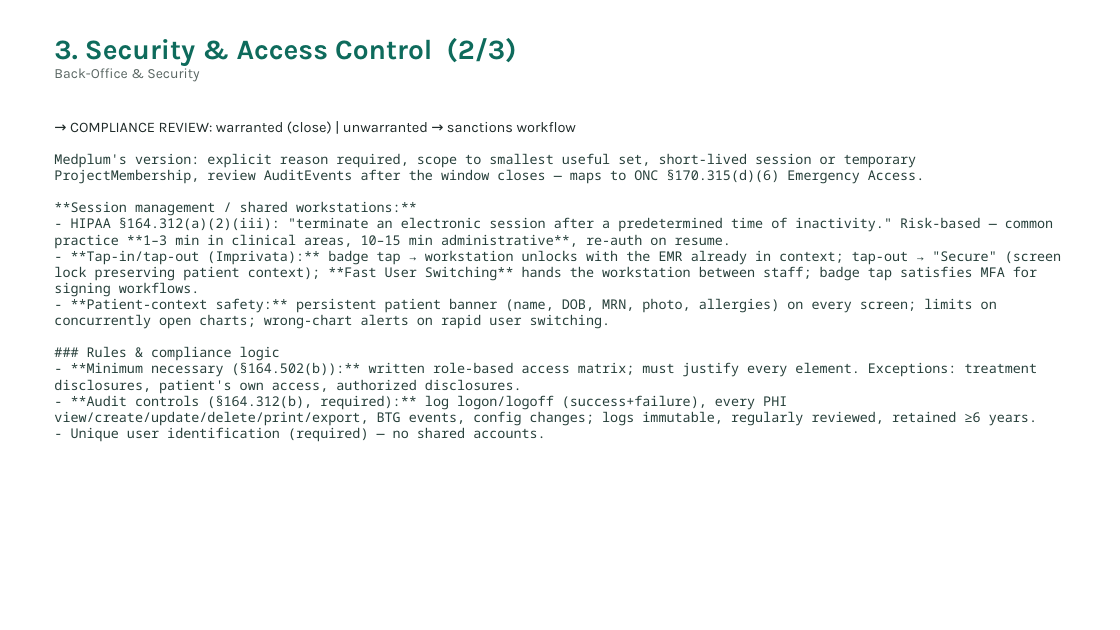
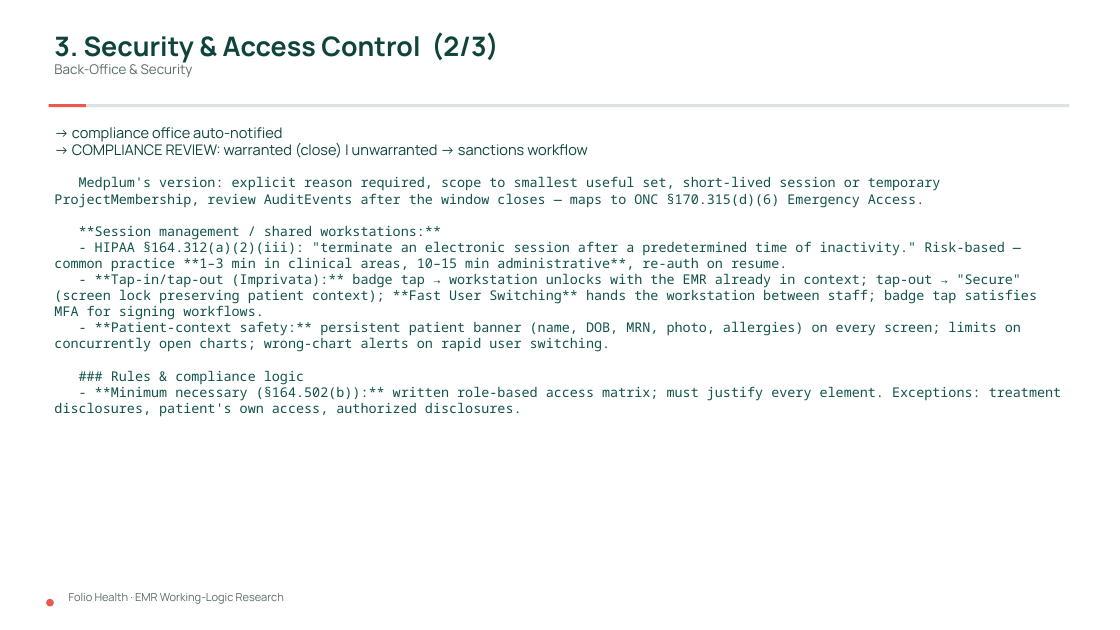
Before and after one commit to Folio-Health/Folio-Health-prototype, a slide deck: slide 48 of folio-health/docs/research/EMR-Working-Logic-Research.pptx (slide 46 before the commit). Drawn at 1120x630 pixels with LibreOffice and Linux fonts; fonts in the diff are those of the drawing. Boxes give left, top, right and bottom in pixels: in the first picture for what was removed or moved away, otherwise in the second. Text is boxed around its words. In the diff, an @@ line names an element or a change of style, - is before the commit and + after.

```diff
--- a/folio-health/docs/research/EMR-Working-Logic-Research.pptx
+++ b/folio-health/docs/research/EMR-Working-Logic-Research.pptx
@@ text "3. Security & Access Control ..." at box(54, 32, 499, 77): size 24 to 23 pt, text colour #0E6B5C to #0E443B in "3. Security & Access Control (2/3)"; font Karla to Manrope; size 12 to 11.5 pt, text colour #5A6663 to #5C6D69 in "Back-Office & Security" @@
@@ rectangle added at box(49, 104, 87, 108), fill #E65A4F @@
@@ rectangle added at box(87, 104, 1070, 108), fill #DCE3E1 @@
@@ text at box(54, 143, 1061, 417): font Karla to Manrope, text colour #1F2A28 to #0E443B in "→ COMPLIANCE REVIEW: warranted (close) | unwarranted ..."; text colour #27403B to #11534A @@
@@ text at box(72, 127, 282, 142): paragraph added @@
+→ compliance office auto-notified
@@ text at box(54, 393, 1037, 442): paragraphs removed @@
-- **Audit controls (§164.312(b), required):** log logon/logoff (success+failure), every PHI view/create/update/delete/print/export, BTG events, config changes; logs immutable, regularly reviewed, retained ≥6 years.
-- Unique user identification (required) — no shared accounts.
@@ ellipse added at box(46, 599, 54, 607), fill #E65A4F @@
@@ text added at box(69, 593, 284, 604), 9.5 pt, text #5C6D69 @@
+Folio Health · EMR Working-Logic Research
```
Also in this commit, not shown: 53 other slides changed, 3 slides added, 2 other files.
